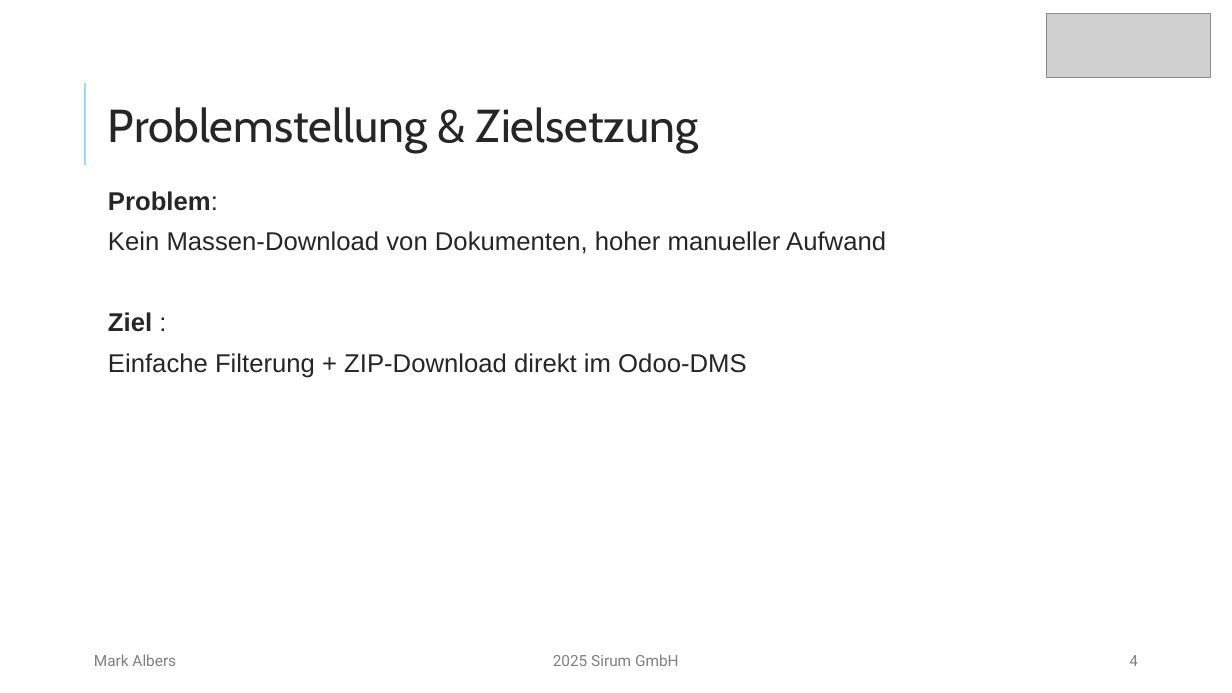
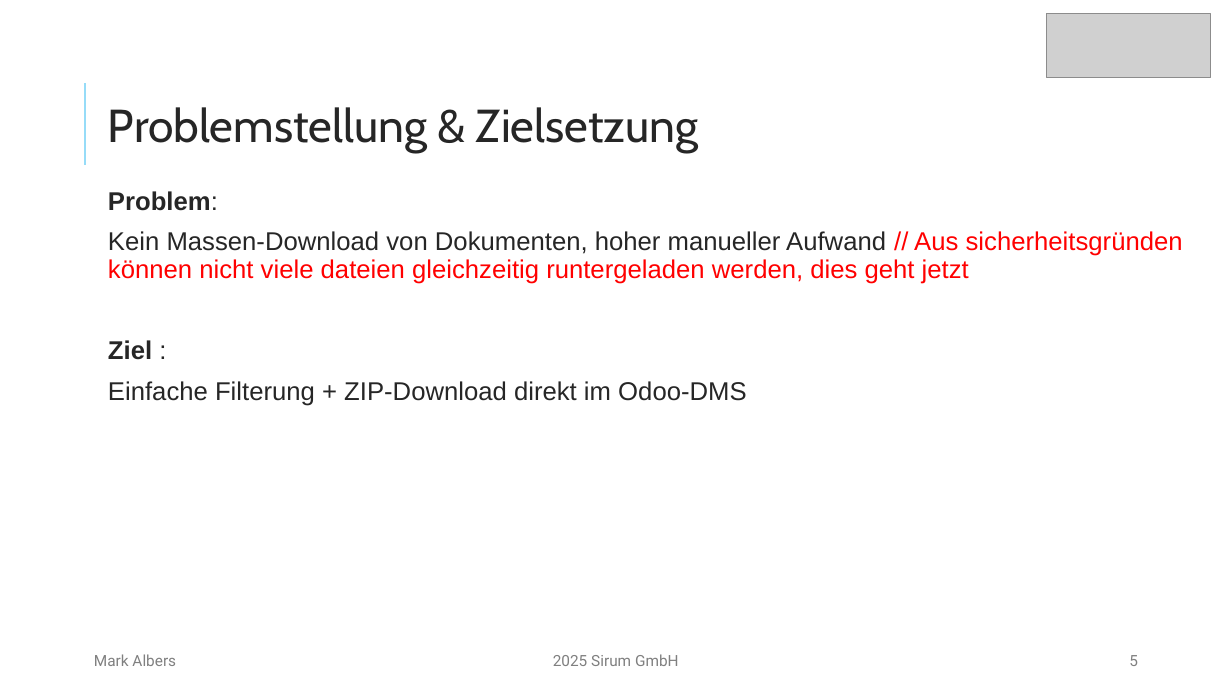
Before and after one commit to mork02/IHK-Projekt, a slide deck: slide 5 of Präsentation/Entwicklung eines Odoo-Moduls zur ZIP-komprimierten Dateiverwaltung im Dokumentenmanagementsystem.pptx (slide 4 before the commit). Drawn at 1232x693 pixels with LibreOffice and Linux fonts; fonts in the diff are those of the drawing; grey boxes stand for pictures. Boxes give left, top, right and bottom in pixels: in the first picture for what was removed or moved away, otherwise in the second. Text is boxed around its words. In the diff, an @@ line names an element or a change of style, - is before the commit and + after.

```diff
--- a/Präsentation/Entwicklung eines Odoo-Moduls zur ZIP-komprimierten Dateiverwaltung im Dokumentenmanagementsystem.pptx
+++ b/Präsentation/Entwicklung eines Odoo-Moduls zur ZIP-komprimierten Dateiverwaltung im Dokumentenmanagementsystem.pptx
@@ text at [108,231,1183,284]: text changed; text colour #262626 to #FF0000 @@
-Kein Massen-Download von Dokumenten, hoher manueller Aufwand
+Kein Massen-Download von Dokumenten, hoher manueller Aufwand // Aus sicherheitsgründen können nicht viele dateien gleichzeitig runtergeladen werden, dies geht jetzt
@@ page number at [1129,655,1138,666]: text changed @@
-4
+5
```
Also in this commit, not shown: 5 other slides changed, 1 slide added.
